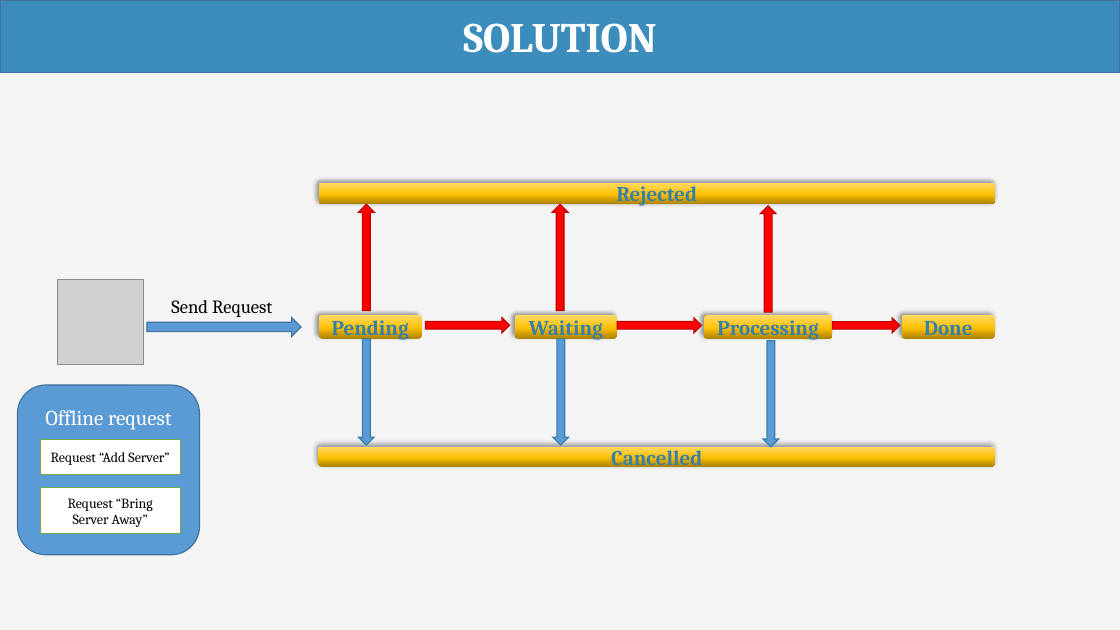
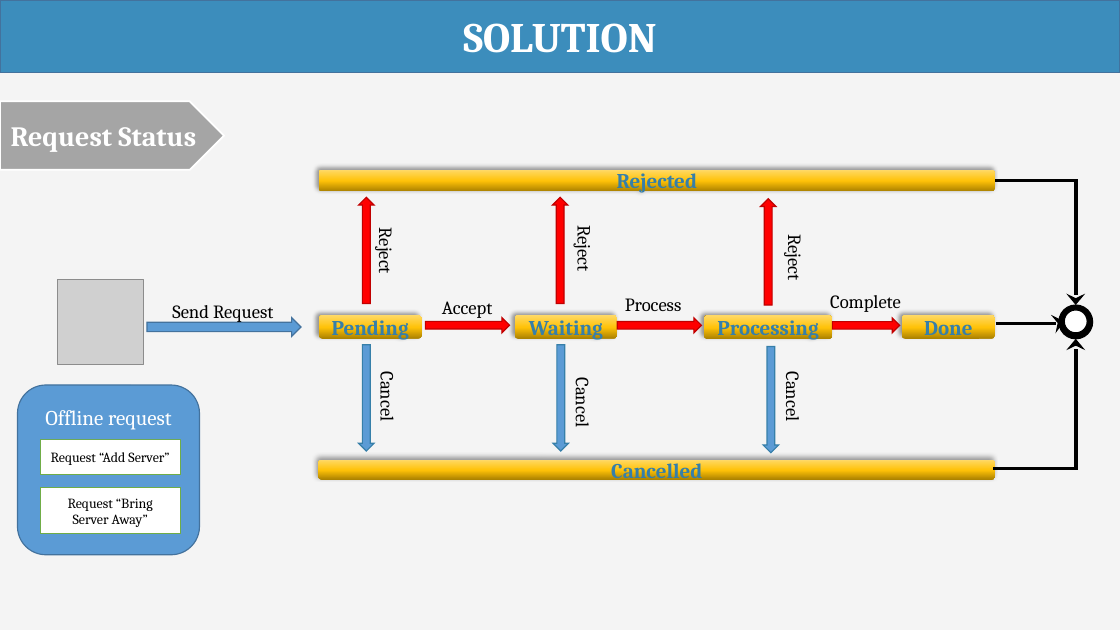
Before and after one commit to haltt051093/IMS-datacenter, a slide deck: slide 12 of Document/Presentation/IMS_20160407_Presentation.pptx (slide 10 before the commit). Drawn at 1120x630 pixels with LibreOffice and Linux fonts; fonts in the diff are those of the drawing; grey boxes stand for pictures. Boxes give left, top, right and bottom in pixels: in the first picture for what was removed or moved away, otherwise in the second. Text is boxed around its words. In the diff, an @@ line names an element or a change of style, - is before the commit and + after.

Commit message:
update presentation

```diff
--- a/Document/Presentation/IMS_20160407_Presentation.pptx
+++ b/Document/Presentation/IMS_20160407_Presentation.pptx
@@ pentagon arrow added at [0,102,224,171], fill #A5A5A5, outline #FFFFFF 1.5 pt, 24 pt, text #FFFFFF, bold @@
+Request Status
@@ rounded rectangle "Rejected": place and size @@
-rounded rectangle "Rejected" at [318,183,996,205]
+rounded rectangle "Rejected" at [318,170,996,192]
@@ 3 right arrows: place and size @@
-3 right arrows at [359,204,776,313]
+3 right arrows at [359,197,776,306]
@@ elbow arrow added from (996, 181) to (1076, 305), #000000 3.25 pt @@
@@ text added at [375,232,399,273], 16 pt, text #000000 @@
+Reject
@@ text added at [573,229,597,270], 16 pt, text #000000 @@
+Reject
@@ text added at [784,239,808,280], 16 pt, text #000000 @@
+Reject
@@ text "Send Request": place and size @@
-text "Send Request" at [171,300,272,317]
+text "Send Request" at [172,305,273,323]
@@ text added at [625,298,682,311], 16 pt, text #000000 @@
+Process
@@ text added at [830,295,901,312], 16 pt, text #000000 @@
+Complete
@@ text added at [442,301,493,318], 16 pt, text #000000 @@
+Accept
@@ elbow arrow added from (996, 323) to (1065, 322), #000000 3.25 pt @@
@@ ellipse added at [1060,305,1093,339], fill #000000, outline #000000 1 pt @@
@@ ellipse added at [1065,310,1087,333], fill #FFFFFF, outline #000000 1 pt @@
@@ 3 right arrows: place and size @@
-3 right arrows at [359,339,779,447]
+3 right arrows at [359,344,779,453]
@@ elbow arrow added from (996, 468) to (1076, 339), #000000 3.25 pt @@
@@ text added at [376,377,400,421], 16 pt, text #000000 @@
+Cancel
@@ subtitle added at [571,383,595,427], 16 pt, text #000000 @@
+Cancel
@@ text added at [781,376,805,420], 16 pt, text #000000 @@
+Cancel
@@ rounded rectangle "Cancelled": place and size @@
-rounded rectangle "Cancelled" at [318,447,996,467]
+rounded rectangle "Cancelled" at [318,460,996,480]
```
Also in this commit, not shown: 5 other slides changed, 15 slides added, 1 other file.
